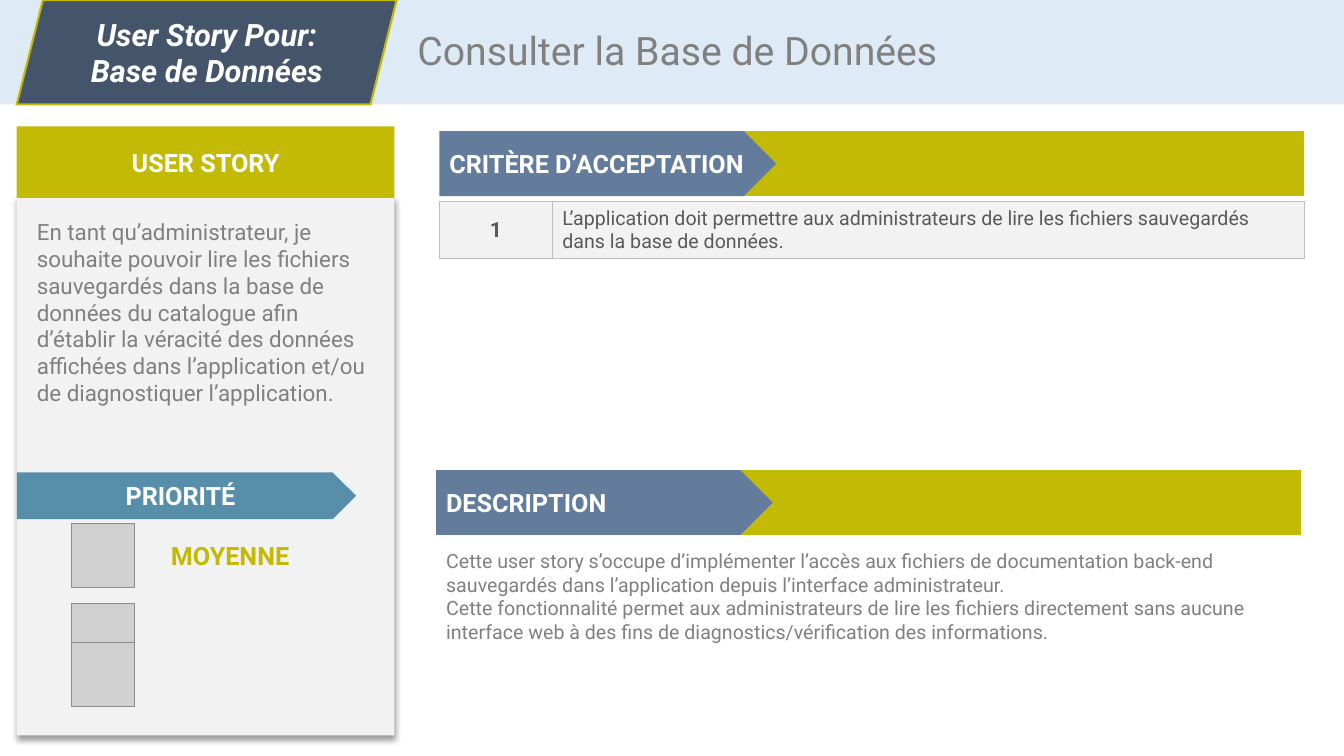
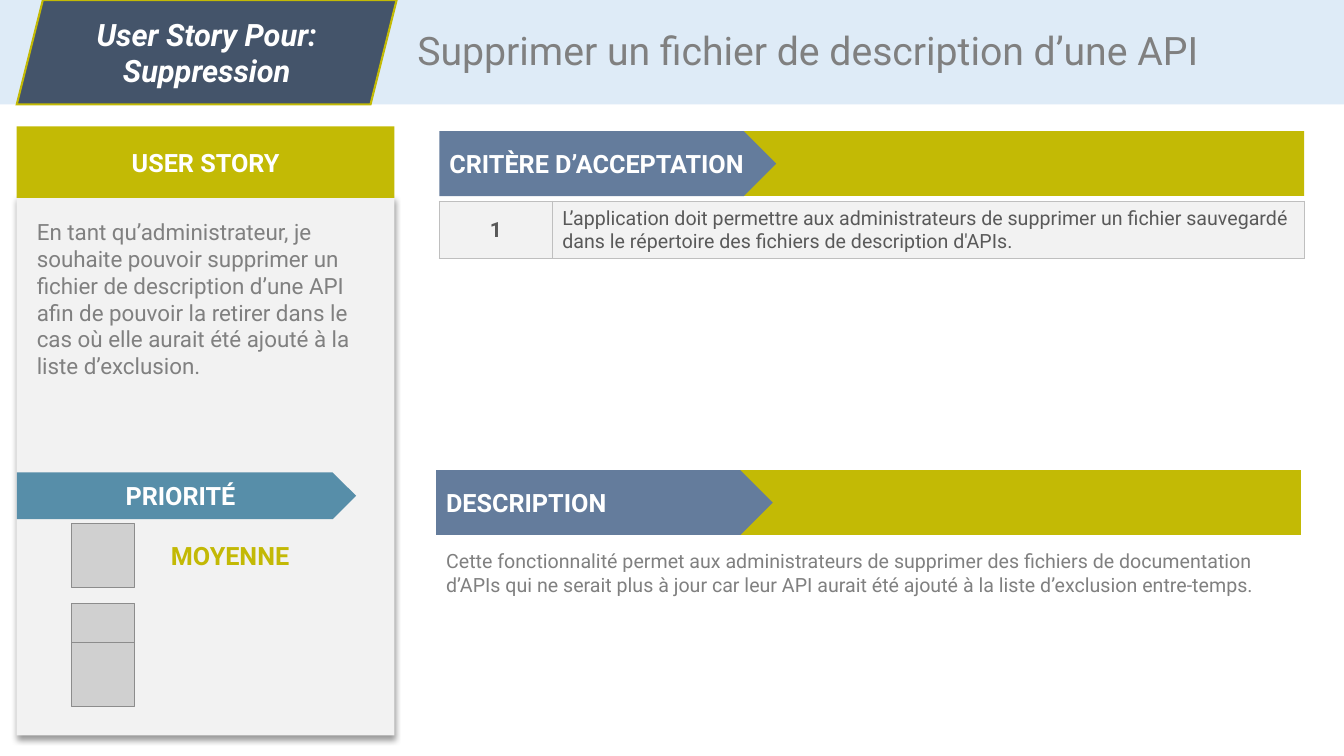
Before and after one commit to CC4K/api-catalog-development, a slide deck: slide 7 of reports/S3-User-Stories/user-stories-dev.odp. Drawn at 1344x756 pixels with LibreOffice and Linux fonts; fonts in the diff are those of the drawing; grey boxes stand for pictures. Boxes give left, top, right and bottom in pixels: in the first picture for what was removed or moved away, otherwise in the second. Text is boxed around its words. In the diff, an @@ line names an element or a change of style, - is before the commit and + after.

Commit message:
TODO: fixer user stories

```diff
--- a/reports/S3-User-Stories/user-stories-dev.odp
+++ b/reports/S3-User-Stories/user-stories-dev.odp
@@ text in parallelogram at box(97, 24, 317, 89): text changed @@
-User Story Pour: Base de Données
+User Story Pour: Suppression
@@ text at box(417, 35, 1198, 73): text changed @@
-Consulter la Base de Données
+Supprimer un fichier de description d’une API
@@ table at box(439, 201, 1304, 259) @@
-row 1, column 2: L’application doit permettre aux administrateurs de lire les fichiers sauvegardés dans la base de données.
+row 1, column 2: L’application doit permettre aux administrateurs de supprimer un fichier sauvegardé dans le répertoire des fichiers de description d'APIs.
@@ text at box(37, 223, 350, 374): text changed @@
-En tant qu’administrateur, je souhaite pouvoir lire les fichiers sauvegardés dans la base de données du catalogue afin d’établir la véracité des données affichées dans l’application et/ou de diagnostiquer l’application.
+En tant qu’administrateur, je souhaite pouvoir supprimer un fichier de description d’une API afin de pouvoir la retirer dans le cas où elle aurait été ajouté à la liste d’exclusion.
@@ text removed at box(446, 553, 1244, 643) @@
-Cette user story s’occupe d’implémenter l’accès aux fichiers de documentation back-end sauvegardés dans l’application depuis l’interface administrateur.
-Cette fonctionnalité permet aux administrateurs de lire les fichiers directement sans aucune interface web à des fins de diagnostics/vérification des informations.
@@ text added at box(446, 553, 1252, 596), 14 pt, text #808080 @@
+Cette fonctionnalité permet aux administrateurs de supprimer des fichiers de documentation d’APIs qui ne serait plus à jour car leur API aurait été ajouté à la liste d’exclusion entre-temps.
```
Also in this commit, not shown: 7 other slides changed, 1 slide added, 2 other files.
